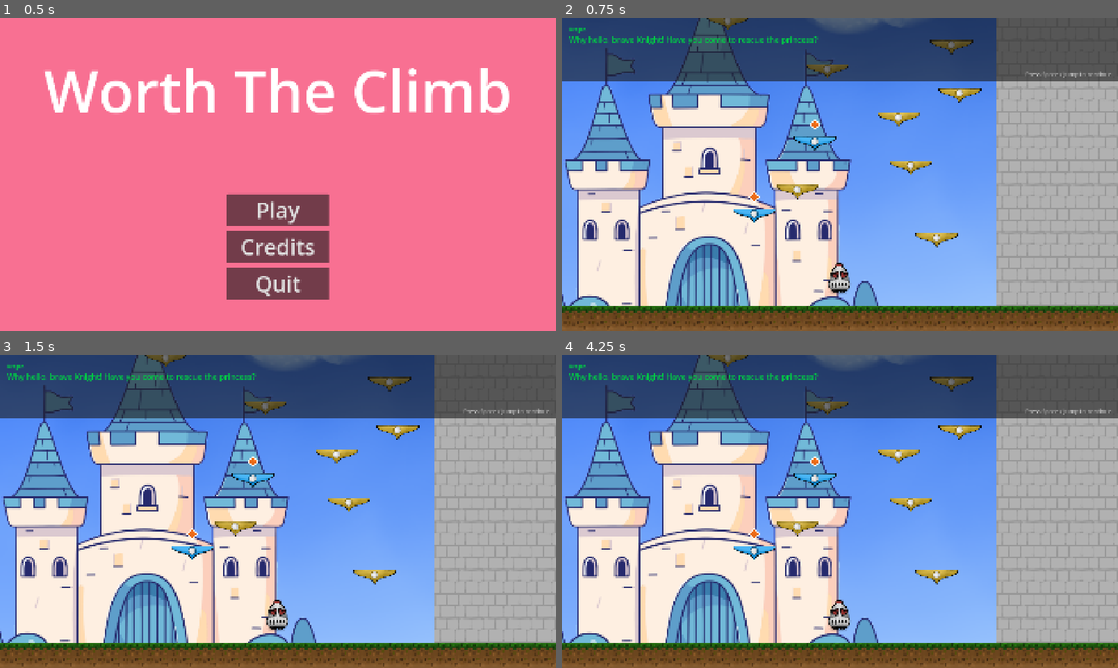
Above: before the commit, frames 1-4 (two rows, left to right).
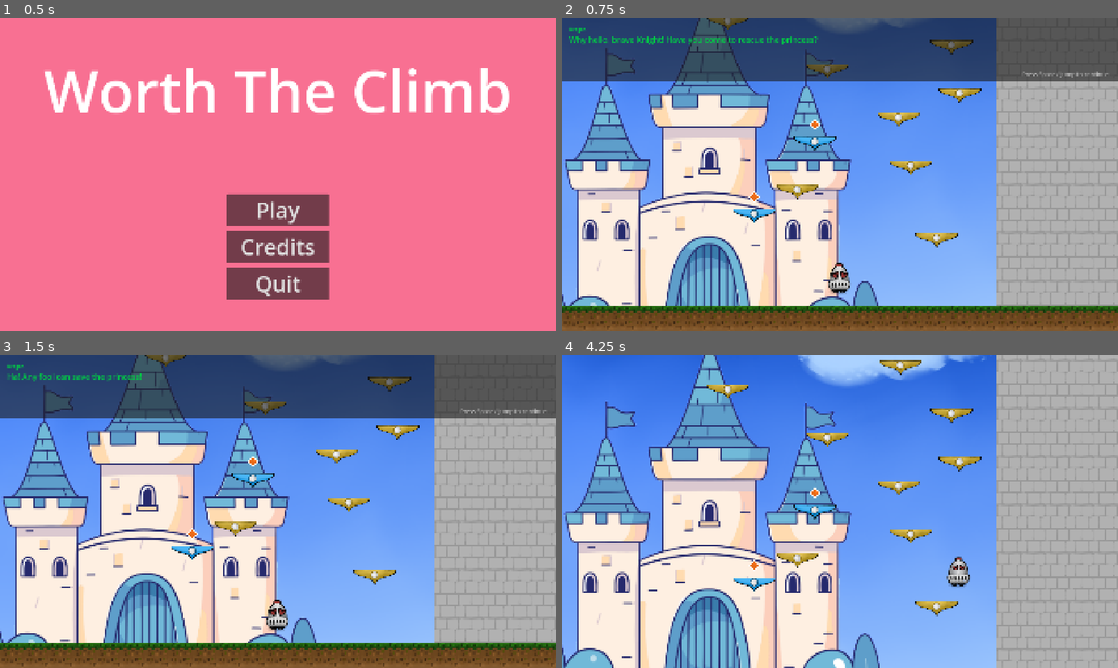
Above: after the commit, the same moments.

Repository: AllyJoho/princess-game
Game: Godot game, scene res://menus/main_menu.tscn
Same seed, same stepped clock (60 frames per second), same inputs: the game is played once before the commit and once after it.
Inputs:
- Up to frame 1 (0.5 s): no input
- Up to frame 2 (0.75 s): click "Play" at 0.5 s
- Up to frame 3 (1.5 s): tap Space (jump) at 1.25 s; hold D (move_right) from 1.28 s (still down); tap Enter (ui_accept) at 1.35 s
- Up to frame 4 (4.25 s): tap Space (jump) at 1.52, 1.55, 1.82, 2, 2.1, 2.27, 2.57, 2.75, 3.05, 3.5, 3.77, 4.07 s; tap Enter (ui_accept) at 2.3, 2.85, 3.6 s; release D (move_right) at 2.78 s; hold A (move_left) 2.78-3.53 s; hold D (move_right) from 3.53 s (still down)

Frame 1 is identical in both runs. In frame 2, 0.1% of the frame differs, in the area x 82-99%, y 17-20%; in frame 3, 0.7%; in frame 4, 49%, in the area x 0-100%, y 0-100%.
Error before the commit: Invalid call. Nonexistent function 'is_action_just_pressed' in base 'InputEventKey'. (res://scripts/cutscene.gd:38)

Commit message:
debugged

Diff:
--- a/project.godot
+++ b/project.godot
@@ -52,6 +52,7 @@
 "events": [Object(InputEventKey,"resource_local_to_scene":false,"resource_name":"","device":-1,"window_id":0,"alt_press …(191 unchanged characters)…
 , Object(InputEventKey,"resource_local_to_scene":false,"resource_name":"","device":-1,"window_id":0,"alt_pressed":false …(183 unchanged characters)…
 , Object(InputEventKey,"resource_local_to_scene":false,"resource_name":"","device":-1,"window_id":0,"alt_pressed":false …(186 unchanged characters)…
+, Object(InputEventMouseButton,"resource_local_to_scene":false,"resource_name":"","device":-1,"window_id":0,"alt_pressed":false,"shift_pressed":false,"ctrl_pressed":false,"meta_pressed":false,"button_mask":1,"position":Vector2(1222, 43),"global_position":Vector2(1241, 139),"factor":1.0,"button_index":1,"canceled":false,"pressed":true,"double_click":false,"script":null)
 ]
 }
 pause={
--- a/scenes/cutscene.tscn
+++ b/scenes/cutscene.tscn
@@ -2,38 +2,35 @@
 
 [ext_resource type="Script" uid="uid://t2lj0mu26sab" path="res://scripts/cutscene.gd" id="1_cut"]
 
-[node name="Cutscene" type="CanvasLayer"]
+[node name="Cutscene" type="CanvasLayer" unique_id=1421184521]
 process_mode = 3
 script = ExtResource("1_cut")
 
-[node name="Panel" type="Panel" parent="."]
-anchors_preset = -1
-anchor_left = 0.0
-anchor_top = 0.0
+[node name="Panel" type="Panel" parent="." unique_id=1306352295]
+visible = false
+anchors_preset = 10
 anchor_right = 1.0
-anchor_bottom = 0.0
-offset_top = 0.0
 offset_bottom = 220.0
 grow_horizontal = 2
-visible = false
 
-[node name="DialogueLabel" type="RichTextLabel" parent="Panel"]
+[node name="DialogueLabel" type="RichTextLabel" parent="Panel" unique_id=780879629]
 layout_mode = 1
-anchor_left = 0.0
-anchor_top = 0.0
+anchors_preset = 15
 anchor_right = 1.0
 anchor_bottom = 1.0
 offset_left = 24.0
 offset_top = 16.0
 offset_right = -24.0
 offset_bottom = -48.0
+theme_override_font_sizes/normal_font_size = 28
 bbcode_enabled = true
-theme_override_font_sizes/normal_font_size = 28
 scroll_active = false
-autowrap_mode = 3
 
-[node name="ContinueLabel" type="Label" parent="Panel"]
+[node name="ContinueLabel" type="Label" parent="Panel" unique_id=2044767231]
+visible = false
+modulate = Color(0.8, 0.8, 0.8, 1)
 layout_mode = 1
+anchors_preset = 3
 anchor_left = 1.0
 anchor_top = 1.0
 anchor_right = 1.0
@@ -42,8 +39,6 @@
 offset_top = -40.0
 offset_right = -16.0
 offset_bottom = -8.0
+theme_override_font_sizes/font_size = 20
 text = "Press Space / Jump to continue..."
-theme_override_font_sizes/font_size = 20
 horizontal_alignment = 2
-modulate = Color(0.8, 0.8, 0.8, 1)
-visible = false
--- a/scenes/gift.tscn
+++ b/scenes/gift.tscn
@@ -6,6 +6,7 @@
 [sub_resource type="RectangleShape2D" id="RectangleShape2D_gn6ih"]
 
 [node name="Gift" type="Area2D" unique_id=1180395571]
+process_mode = 3
 script = ExtResource("1_olhi4")
 
 [node name="Sprite2D" type="Sprite2D" parent="." unique_id=2113706549]
@@ -18,7 +19,7 @@
 [node name="CanvasLayer" type="CanvasLayer" parent="." unique_id=201154133]
 
 [node name="OptionBox" type="PanelContainer" parent="CanvasLayer" unique_id=297185207]
-anchors_preset = -1
+anchors_preset = 8
 anchor_left = 0.5
 anchor_top = 0.5
 anchor_right = 0.5
--- a/scripts/cutscene.gd
+++ b/scripts/cutscene.gd
@@ -25,21 +25,19 @@
 
 func _ready() -> void:
 	panel.visible = false
+	set_process_unhandled_input(true)
 
 
 func _unhandled_input(event: InputEvent) -> void:
 	if not _waiting_for_input:
 		return
-
-	# NOTE: Do NOT filter by InputEventKey here — is_action_just_pressed
-	# only exists on the base InputEvent type, not on subtypes.
 	var should_advance = false
 
-	if event.is_action_just_pressed("jump"):
+	if Input.is_action_just_pressed("jump"):
 		should_advance = true
-	elif event.is_action_just_pressed("ui_accept"):
+	elif Input.is_action_just_pressed("ui_accept"):
 		should_advance = true
-	elif event.is_action_just_pressed("ui_select"):
+	elif Input.is_action_just_pressed("ui_select"):
 		should_advance = true
 
 	if should_advance:
--- a/scripts/gift.gd
+++ b/scripts/gift.gd
@@ -48,12 +48,15 @@
 
 
 func _on_option_1_pressed() -> void:
+	print("option1")
 	enter_option($CanvasLayer/OptionBox/Options/option1.text)
 
 
 func _on_option_2_pressed() -> void:
+	print("option1")
 	enter_option($CanvasLayer/OptionBox/Options/option2.text)
 
 
 func _on_option_3_pressed() -> void:
+	print("option1")
 	enter_option($CanvasLayer/OptionBox/Options/option3.text)
